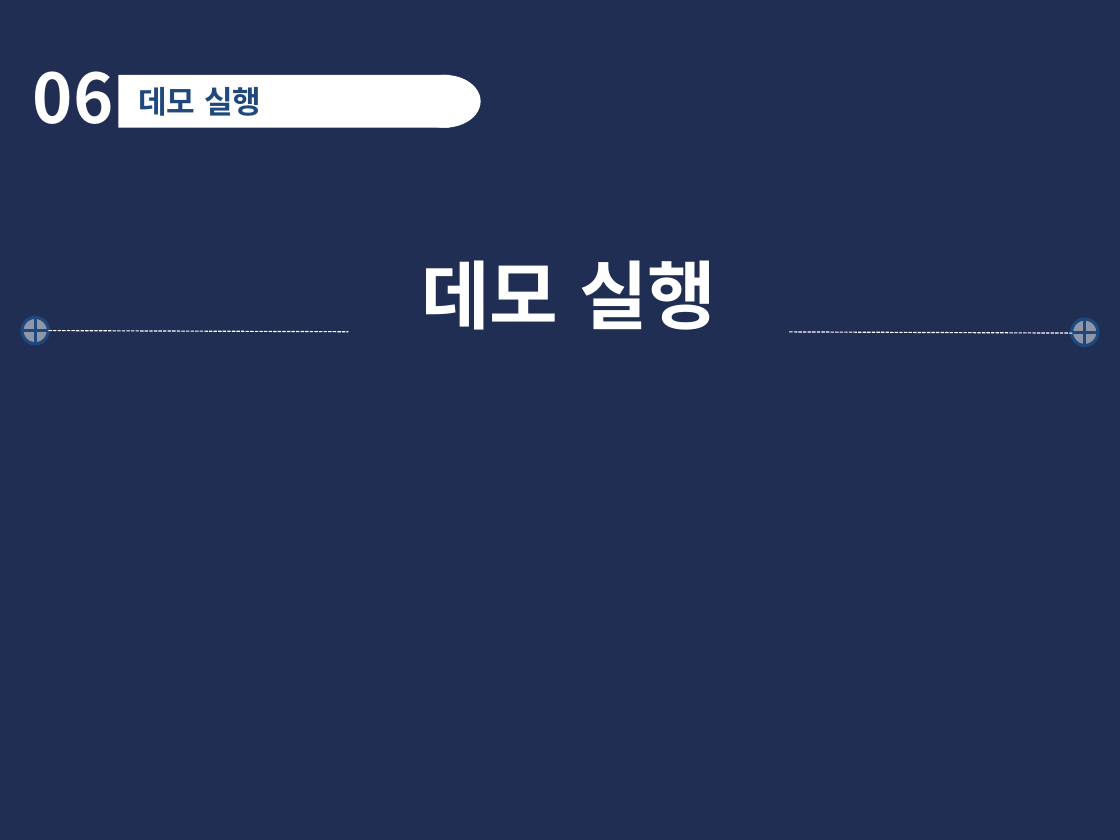
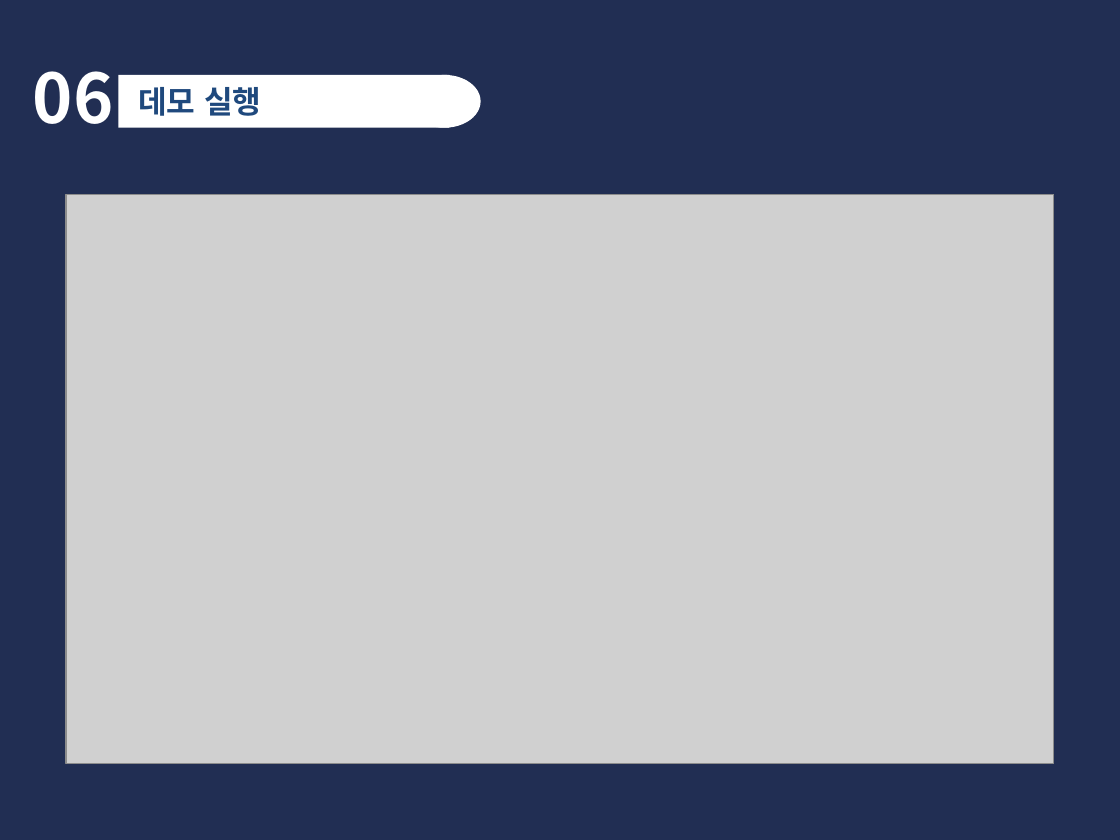
Before and after one commit to yajunseo/commute-run, a slide deck: slide 10 of 게임엔진1_팀프로젝트_중간발표_{12조}.ppt. Drawn at 1120x840 pixels with LibreOffice and Linux fonts; fonts in the diff are those of the drawing; grey boxes stand for pictures. Boxes give left, top, right and bottom in pixels: in the first picture for what was removed or moved away, otherwise in the second. Text is boxed around its words. In the diff, an @@ line names an element or a change of style, - is before the commit and + after.

```diff
--- a/게임엔진1_팀프로젝트_중간발표_{12조}.ppt
+++ b/게임엔진1_팀프로젝트_중간발표_{12조}.ppt
@@ picture added at [66,195,1054,764] @@
@@ text removed at [421,260,716,330] @@
-데모 실행
@@ flow chart or removed at [22,317,49,344] @@
@@ flow chart or removed at [1072,319,1099,346] @@
@@ line removed from (48, 330) to (348, 332) @@
@@ line removed from (790, 332) to (1073, 333) @@
```
Also in this commit, not shown: 3 other slides changed.
